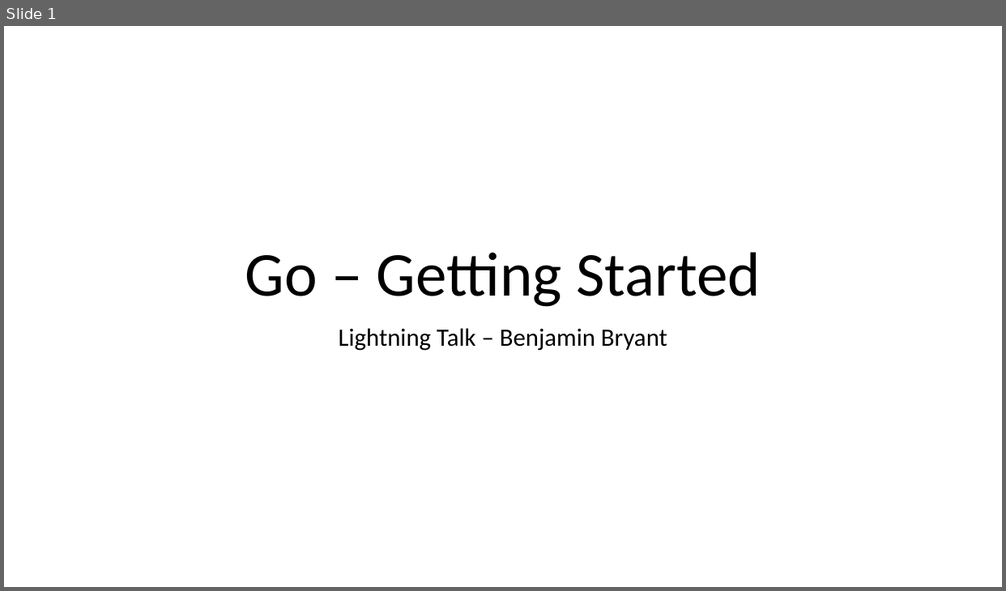
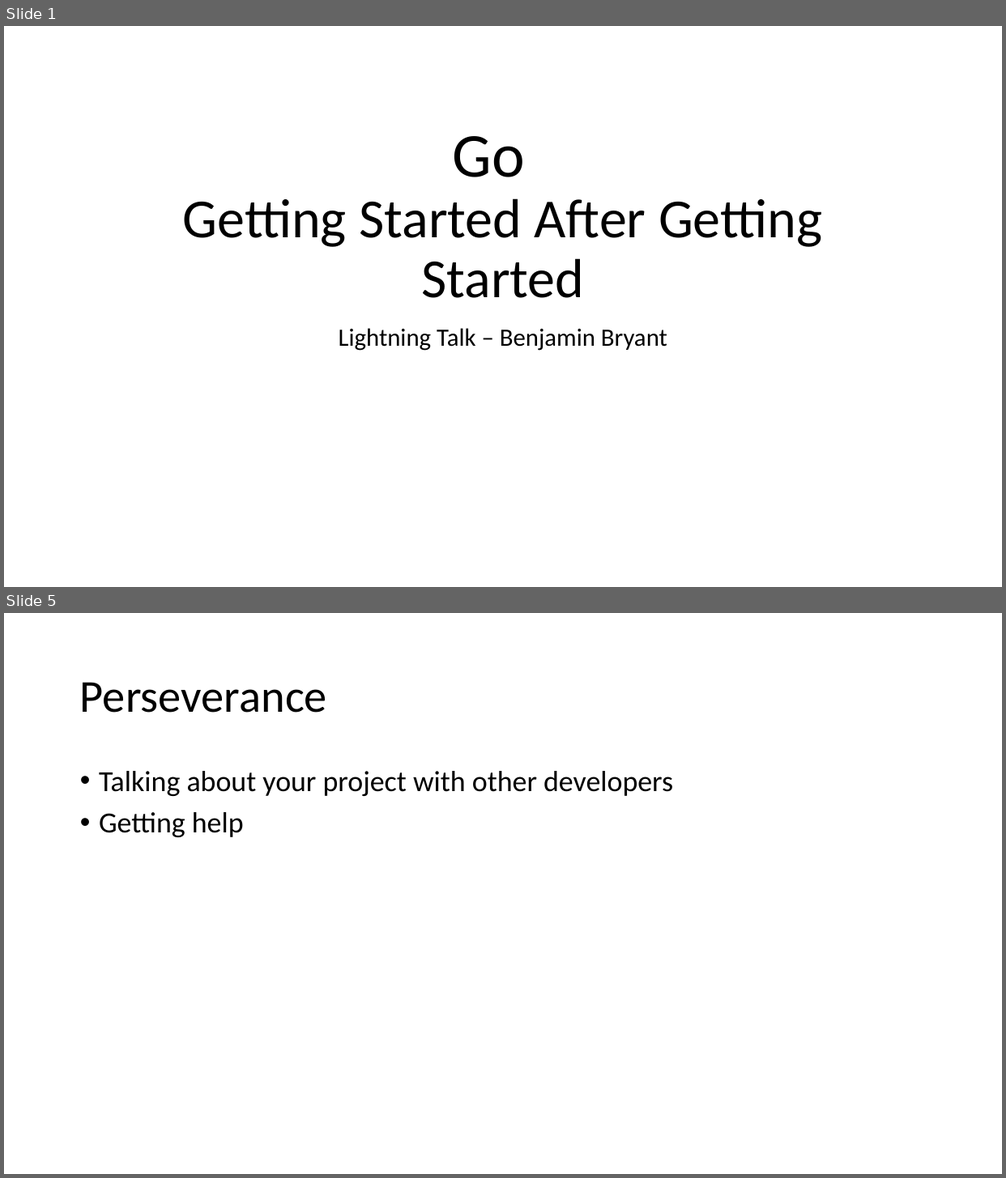
Before and after one commit to jaminologist/GopherLife, a slide deck: GopherLife.pptx. Shown one above the other, each under a label of ours: slide 1 before the commit, slides 1 and 5 after it; the slides between them are not shown. The pictures are 1006x591 and 1006x1178 pixels, drawn with LibreOffice and Linux fonts; fonts in the diff are those of the drawing. Boxes give left, top, right and bottom in pixels: in the first picture for what was removed or moved away, otherwise in the second. Text is boxed around its words. In the diff, an @@ line names an element or a change of style, - is before the commit and + after.

```diff
--- a/GopherLife.pptx
+++ b/GopherLife.pptx
@@ slide 5 added at (4, 613, 1002, 1174), background #FFFFFF @@
@@ title added at (80, 682, 327, 713), 44 pt, text #000000 @@
+Perseverance
@@ text added at (99, 771, 673, 837), 28 pt, text #000000 @@
+• Talking about your project with other developers
+• Getting help
@@ slide 1 changed as well @@
@@ title at (183, 136, 822, 298): text changed; size 60 to 53 pt @@
-Go – Getting Started
+Go
+Getting Started After Getting Started
```
Also in this commit, not shown: 1 other slide changed, 9 other slides added.
